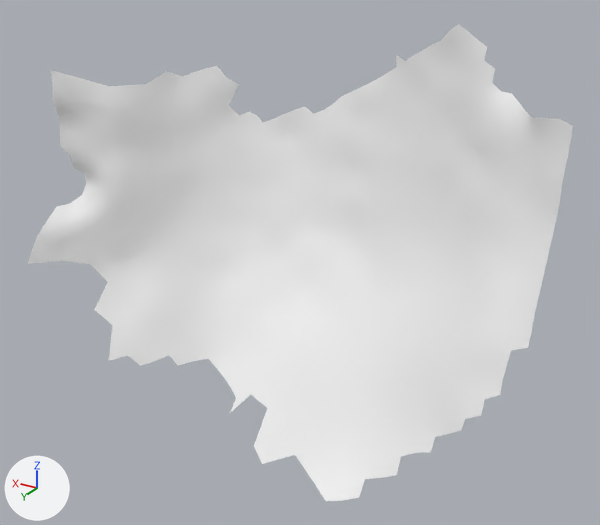
The OBJ model res/final/onecam_fullvolume/cleanedup/FullVolium.000211.obj, before and after one commit.
One viewpoint serves both versions: a 50 mm camera at (-131.0, -442.8, 792.7) aimed at (-34.4, -603.9, 712.2). The axes (+X, +Y, +Z) are drawn at lower left. The lights are the same throughout. Where no turn or scale is listed for an object, it has been applied to the vertices.

Objects in the first picture: 'FullVolium.000211'.
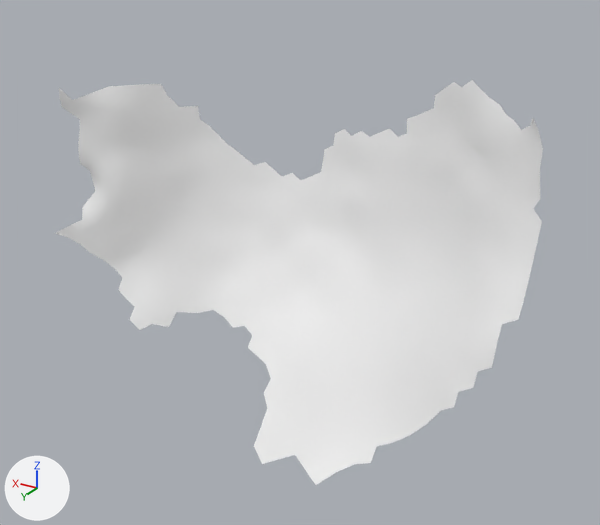
The change in detail:
me_fullvolium_000211 is used by ob_fullvolium_000211; location (0.0, 0.0, 0.0).
me_fullvolium_000211 had 1088 vertices, 2050 faces and spanned x -94.2..38.4, y -637.0..-571.3, z 673.0..767.8.
me_fullvolium_000211 now has 816 vertices, 1505 faces and spans x -91.0..35.9, y -633.4..-573.0, z 673.4..756.4.
Part 1, on me_fullvolium_000211:
272 vertices are removed from x -94.2..38.4, y -637.0..-571.3, z 673.0..767.8.
545 faces are deleted.

Location of each change, (x1, y1, x2, y2) in pixels of the pictures (600 x 525 px):
'FullVolium.000211', reshaped (11% narrower, 15% shorter)
    before: (27, 24, 573, 501)
    after: (56, 80, 543, 485)
part 1 of me_fullvolium_000211, deleted
    before: (27, 24, 573, 501)
